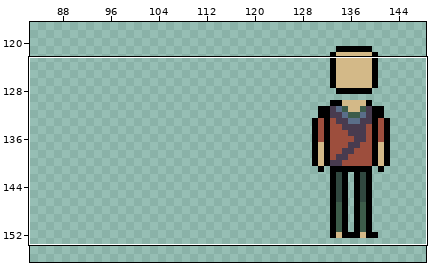
Edited in one commit: pixel-art file (Resources/Images/SoldierDropBall.aseprite). The first picture is a wide view before the edit; the outline marks the close-up.
Close-up. Earlier state:
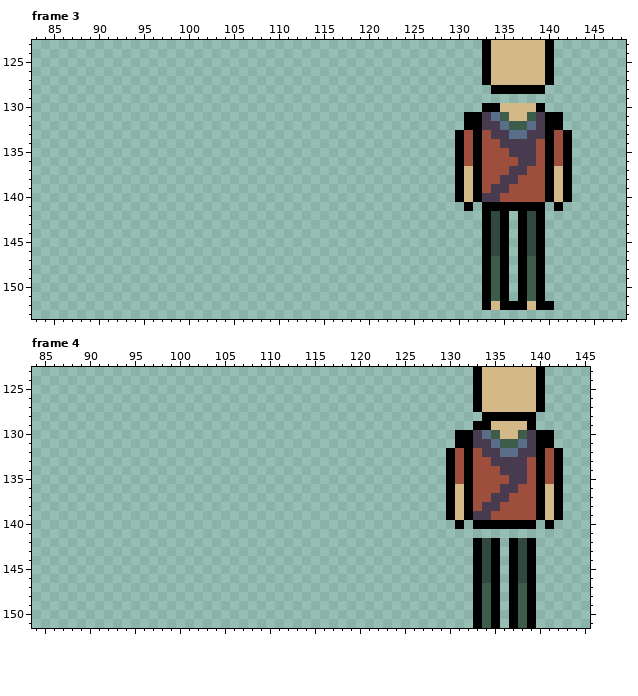
240x240 pixels, 18 frames. Colours within 5 levels of each other are drawn and written as one. Shown: frame 3: x 83..148, y 123..153; frame 4: x 84..145, y 123..151. The wide view leaves out empty margins. The commit also changed other frames or places, which this record leaves out.
New version:
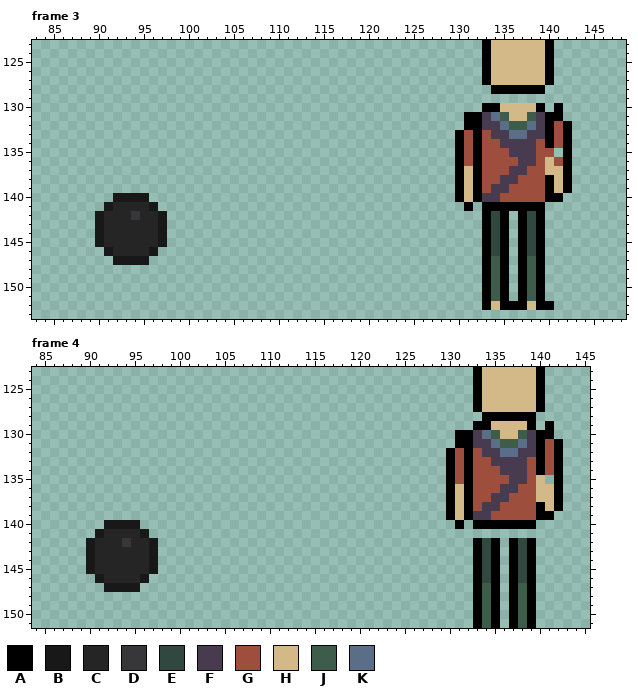
Palette (. is transparent): A #000000  B #181818  C #252525  D #373638  E #314840  F #483b4f  G #9d4e3d  H #d3b988  J #3d5c4a  K #5a6e89
Diff:
layer "CannonBallTop" now shown
Frame 3:
Colour A is added in row 130 at x 141; in row 132 at x 142.
Colour A replaces colour H in row 140 at x 141.
Colour B is added in row 140 at x 92 to 95; in row 141 at x 91 and 96; in rows 142 to 145 at x 90 and 97; in row 146 at x 91 and 96; in row 147 at x 92 to 95.
Colour C is added in row 141 at x 92 to 95; in row 142 at x 91 to 93 and 95 to 96; in rows 143 to 145 at x 91 to 96; in row 146 at x 92 to 95.
Colour D is added in row 142 at x 94.
Colour G replaces colour A in row 132 at x 141; in row 135 at x 140.
Colour H replaces colour A in rows 136 to 137 at x 140.
The edit erases colour A in row 140 at x 142; in row 141 at x 141.
The edit erases colour G in row 135 at x 141.
Frame 4:
Colour A is added in row 129 at x 141; in row 131 at x 142.
Colour A replaces colour H in row 139 at x 141.
Colour B is added in row 140 at x 92 to 95; in row 141 at x 91 and 96; in rows 142 to 145 at x 90 and 97; in row 146 at x 91 and 96; in row 147 at x 92 to 95.
Colour C is added in row 141 at x 92 to 95; in row 142 at x 91 to 93 and 95 to 96; in rows 143 to 145 at x 91 to 96; in row 146 at x 92 to 95.
Colour D is added in row 142 at x 94.
Colour G replaces colour A in row 131 at x 141.
Colour H replaces colour A in rows 135 to 137 at x 140.
The edit erases colour A in row 139 at x 142; in row 140 at x 141.
The edit erases colour G in row 135 at x 141.
Boxes around the changes in both close-ups, in picture pixels (x1, y1, x2, y2):
changed: (545, 103, 572, 211)
added: (95, 193, 167, 265)
changed: (545, 421, 563, 448)
changed: (536, 475, 563, 529)
added: (86, 520, 158, 592)
